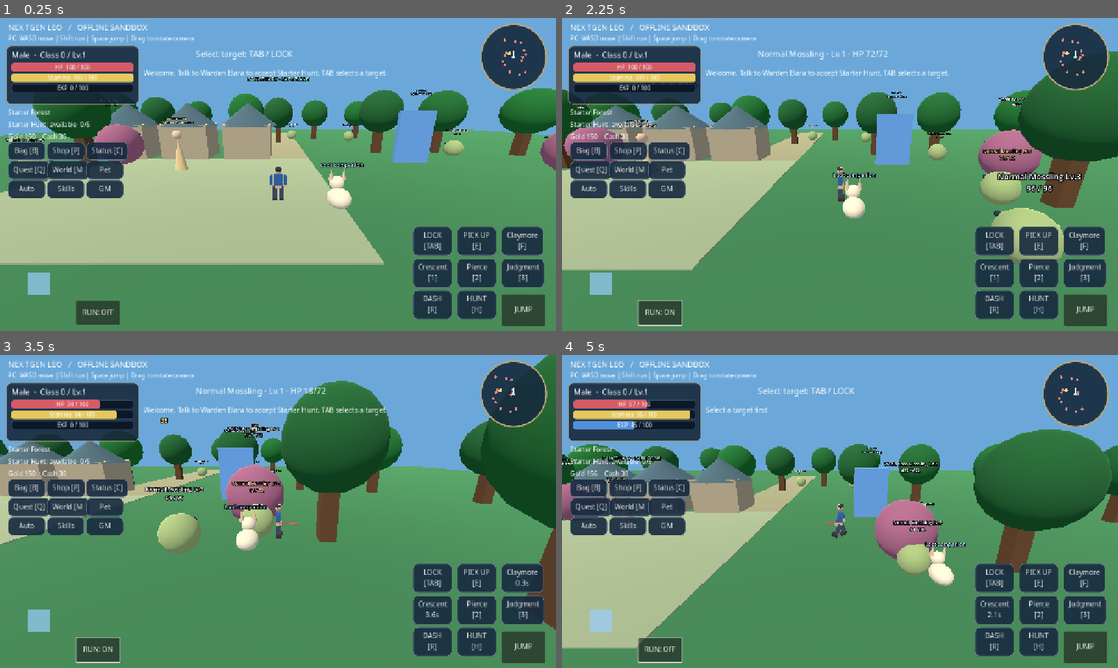
Above: before the commit, frames 1-4 (two rows, left to right).
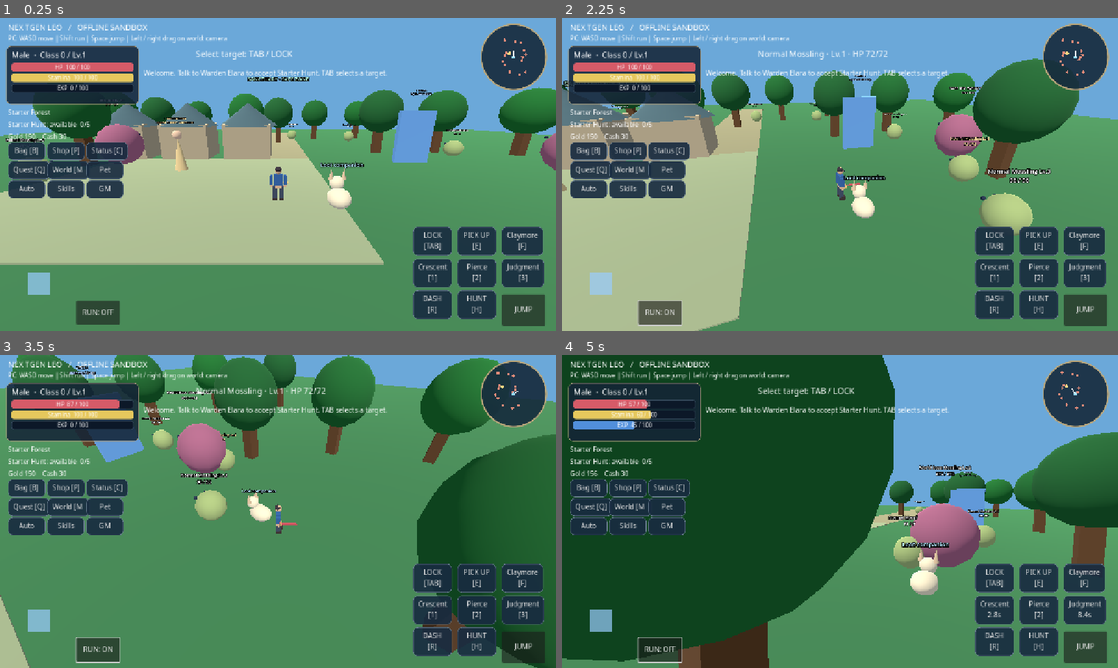
Above: after the commit, the same moments.

Repository: redfullmoon209-debug/NexTgenLeo
Game: Godot game, scene res://scenes/main.tscn
Same seed, same stepped clock (60 frames per second), same inputs: the game is played once before the commit and once after it.
Inputs (mouse positions are in pixels of both pictures, inside the frame that each line leads up to):
- Up to frame 1 (0.25 s): no input
- Up to frame 2 (2.25 s): click "JUMP" at 0.5 s; tap Enter at 1.25 s; move the mouse to (962, 158) at 1.27 s; hold D 1.28-2 s; tap Tab at 1.35 s; click (962, 158) at 1.42 s; tap Space at 1.52 s; drag from (728, 190) to (812, 237) at 2.02 s
- Up to frame 3 (3.5 s): move the mouse to (333, 442) at 2.77 s; hold D from 2.78 s (still down); tap 1 at 2.85 s; click (333, 442) at 2.92 s
- Up to frame 4 (5 s): release D at 3.5 s; drag from (812, 574) to (673, 464) at 3.52 s; move the mouse to (1006, 558) at 4.27 s; hold A from 4.28 s (still down); tap 3 at 4.35 s; click (1006, 558) at 4.42 s; tap Space at 4.52 s

The runs differ from the first frame. In frame 1, 0.1% of the frame differs, in the area x 23-41%, y 5-8%; in frame 2, 30%; in frame 3, 42%; in frame 4, 57%, in the area x 0-100%, y 0-100%.

Commit message:
Fix desktop pointer controls and prevent stale browser bundles
Support left/right drag on empty world across the screen while reserving UI clicks for controls. Restore canvas focus on pointer input, suppress game context menus, reset drag on focus loss, and publish release-specific asset URLs. Add native mouse-click, orbit and resized-window browser acceptance.

Diff:
--- a/project.godot
+++ b/project.godot
@@ -4,6 +4,7 @@
 
 [application]
 config/name="NexTgenLeo"
+config/version="0.2.1-mouse"
 run/main_scene="res://scenes/main.tscn"
 config/features=PackedStringArray("4.4", "GL Compatibility")
 
@@ -21,3 +22,7 @@
 
 [autoload]
 GameState="*res://scripts/game_state.gd"
+
+[input_devices]
+pointing/emulate_touch_from_mouse=false
+pointing/emulate_mouse_from_touch=true
--- a/scripts/gameplay.gd
+++ b/scripts/gameplay.gd
@@ -240,6 +240,7 @@
 
 func _button(text: String, callback: Callable, parent: Node = null) -> Button:
 	var button := Button.new()
+	button.mouse_filter = Control.MOUSE_FILTER_STOP
 	button.text = text
 	button.custom_minimum_size = Vector2(74, 40)
 	button.add_theme_stylebox_override("normal", _style(Color("182b40e8"), Color("697d8f")))
@@ -256,11 +257,13 @@
 	theme.default_font = font
 	world.hud.theme = theme
 	var plate := PanelContainer.new()
+	plate.mouse_filter = Control.MOUSE_FILTER_IGNORE
 	plate.position = Vector2(14, 64)
 	plate.size = Vector2(305, 134)
 	plate.add_theme_stylebox_override("panel", _style(Color("142436dd"), Color("9c9276")))
 	world.hud.add_child(plate)
 	var stack := VBoxContainer.new()
+	stack.mouse_filter = Control.MOUSE_FILTER_IGNORE
 	plate.add_child(stack)
 	stats_label = _label("", 18)
 	stack.add_child(stats_label)
@@ -316,6 +319,7 @@
 	var bar := ProgressBar.new()
 	bar.custom_minimum_size = Vector2(270, 20)
 	bar.show_percentage = false
+	bar.mouse_filter = Control.MOUSE_FILTER_IGNORE
 	bar.add_theme_stylebox_override("fill", _style(color, color, 4))
 	bar.add_theme_stylebox_override("background", _style(Color("0c1828"), Color("33475a"), 4))
 	for key in ["fill","background"]:
@@ -588,7 +592,7 @@
 	else:
 		world.joystick_base.color.a = 0
 	if OS.has_feature("web"):
-		var diagnostic := {"version":"sandbox-20261024","position":[world.player.position.x,wor …(519 unchanged characters)…
+		var diagnostic := {"version":"mouse-20261024-1","screen_size":[DisplayServer.window_get_size().x,DisplayServer.window_get_size().y],"position":[world.player.position.x,wor …(519 unchanged characters)…
 		JavaScriptBridge.eval("window.leoDiagnostics=" + JSON.stringify(diagnostic), true)
 	map_display.queue_redraw()
 
@@ -924,3 +928,9 @@
 func _set_shadows(enabled: bool) -> void:
 	for child in world.get_children():
 		if child is DirectionalLight3D: child.shadow_enabled = enabled
+
+func pointer_over_ui(point: Vector2) -> bool:
+	if panel.visible and panel.get_global_rect().has_point(point): return true
+	for button in buttons + skill_buttons + [world.jump_button, world.run_button]:
+		if button.is_visible_in_tree() and button.get_global_rect().has_point(point): return true
+	return false
--- a/scripts/main.gd
+++ b/scripts/main.gd
@@ -29,6 +29,7 @@
 var visual: Node3D
 var dash_time := 0.0
 var fly_enabled := false
+var mouse_look_button := 0
 
 func _ready() -> void:
 	_make_world()
@@ -141,7 +142,7 @@
 	title.mouse_filter = Control.MOUSE_FILTER_IGNORE
 	hud.add_child(title)
 	var help := Label.new()
-	help.text = "PC: WASD move | Shift run | Space jump | Drag to rotate camera"
+	help.text = "PC: WASD move | Shift run | Space jump | Left / right drag on world: camera"
 	help.position = Vector2(18, 36)
 	help.add_theme_font_size_override("font_size", 14)
 	help.mouse_filter = Control.MOUSE_FILTER_IGNORE
@@ -223,9 +224,6 @@
 		elif event.index == look_finger:
 			_rotate_camera(event.position - look_previous)
 			look_previous = event.position
-	elif event is InputEventMouseMotion and Input.is_mouse_button_pressed(MOUSE_BUTTON_LEFT):
-		if event.position.x > get_viewport().get_visible_rect().size.x * 0.45:
-			_rotate_camera(event.relative)
 
 func _set_joystick(position: Vector2) -> void:
 	joystick_vector = ((position - joystick_origin) / 55.0).limit_length(1.0)
@@ -278,6 +276,20 @@
 	camera_pivot.global_position = player.global_position
 
 func _input(event: InputEvent) -> void:
+	if event is InputEventMouseButton and event.button_index in [MOUSE_BUTTON_LEFT,MOUSE_BUTTON_RIGHT]:
+		if not event.pressed:
+			if event.button_index == mouse_look_button: mouse_look_button = 0
+		elif is_instance_valid(gameplay) and not gameplay.pointer_over_ui(event.position) and not gameplay.layout_edit:
+			mouse_look_button = event.button_index
+			get_viewport().set_input_as_handled()
+		return
+	if event is InputEventMouseMotion and mouse_look_button != 0:
+		if is_instance_valid(gameplay) and (gameplay.panel.visible or gameplay.layout_edit):
+			mouse_look_button = 0
+		else:
+			_rotate_camera(event.relative)
+			get_viewport().set_input_as_handled()
+		return
 	# Camera wheel belongs to the world when menus are closed, independent of GUI focus.
 	if event is InputEventMouseButton and event.pressed and event.button_index in [MOUSE_BUTTON_WHEEL_UP,MOUSE_BUTTON_WHEEL_DOWN]:
 		if is_instance_valid(gameplay) and not gameplay.panel.visible:
@@ -293,3 +305,12 @@
 			joystick_vector = Vector2.ZERO
 			_update_knob()
 		if event.index == look_finger: look_finger = -1
+
+func _notification(what: int) -> void:
+	if what == NOTIFICATION_APPLICATION_FOCUS_OUT:
+		mouse_look_button = 0
+		joystick_finger = -1
+		look_finger = -1
+		joystick_vector = Vector2.ZERO
+		touches.clear()
+		if is_instance_valid(joystick_knob): _update_knob()
Not shown, changed: export_presets.cfg
Not shown, changed: README.md
Not shown, changed: docs/TEST_REPORT.md
Not shown, changed: tests/browser_test.cjs
Not shown, changed: tools/check_godot.sh
